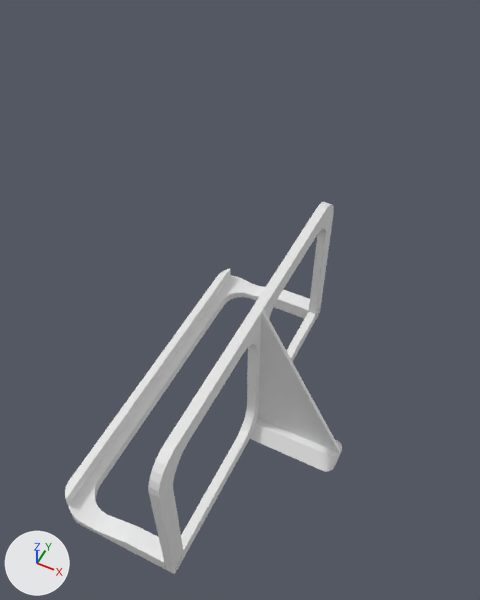
The Blender file X240NotebookStand/ThinkPadStand.blend, before and after one commit.
Before and after are seen from a 50 mm camera at (6.3, -19.0, 34.0) aimed at (-7.3, 8.3, 0.0). The axes (+X, +Y, +Z) are drawn at lower left. The lights are the same throughout.
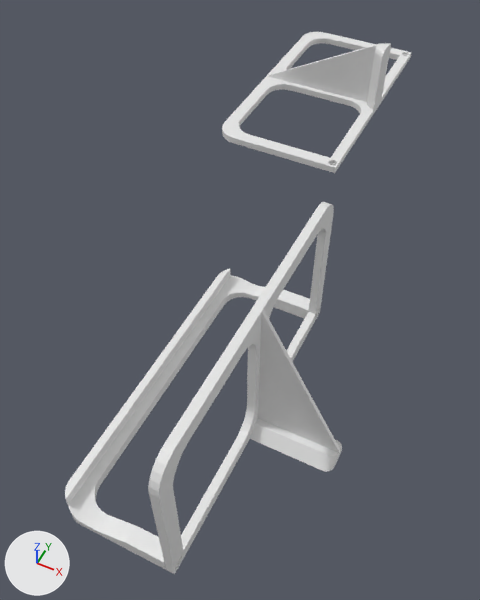
The change, as a diff of the scene's bpy script:
```diff
--- a/X240NotebookStand/ThinkPadStand.blend.py
+++ b/X240NotebookStand/ThinkPadStand.blend.py
@@ ob_cube_005 @@
+ob_cube_005 = bpy.data.objects.new('Cube.005', me_cube_006)
+ob_cube_005.location = (-5.49, 30.23, 0.0)
+ob_cube_005.rotation_euler = (0.0, 6.283, 0.0)  # degrees (0, 360, 0)
```

Location of each change, (x1, y1, x2, y2) in pixels of the pictures (480 x 600 px):
'Cube.005', added: after (222, 32, 412, 173)
